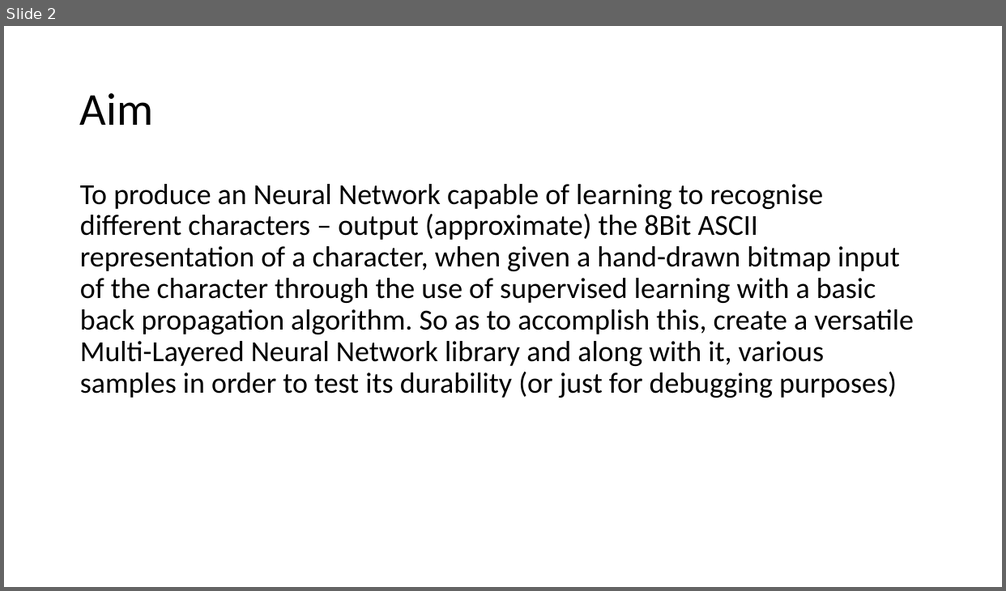
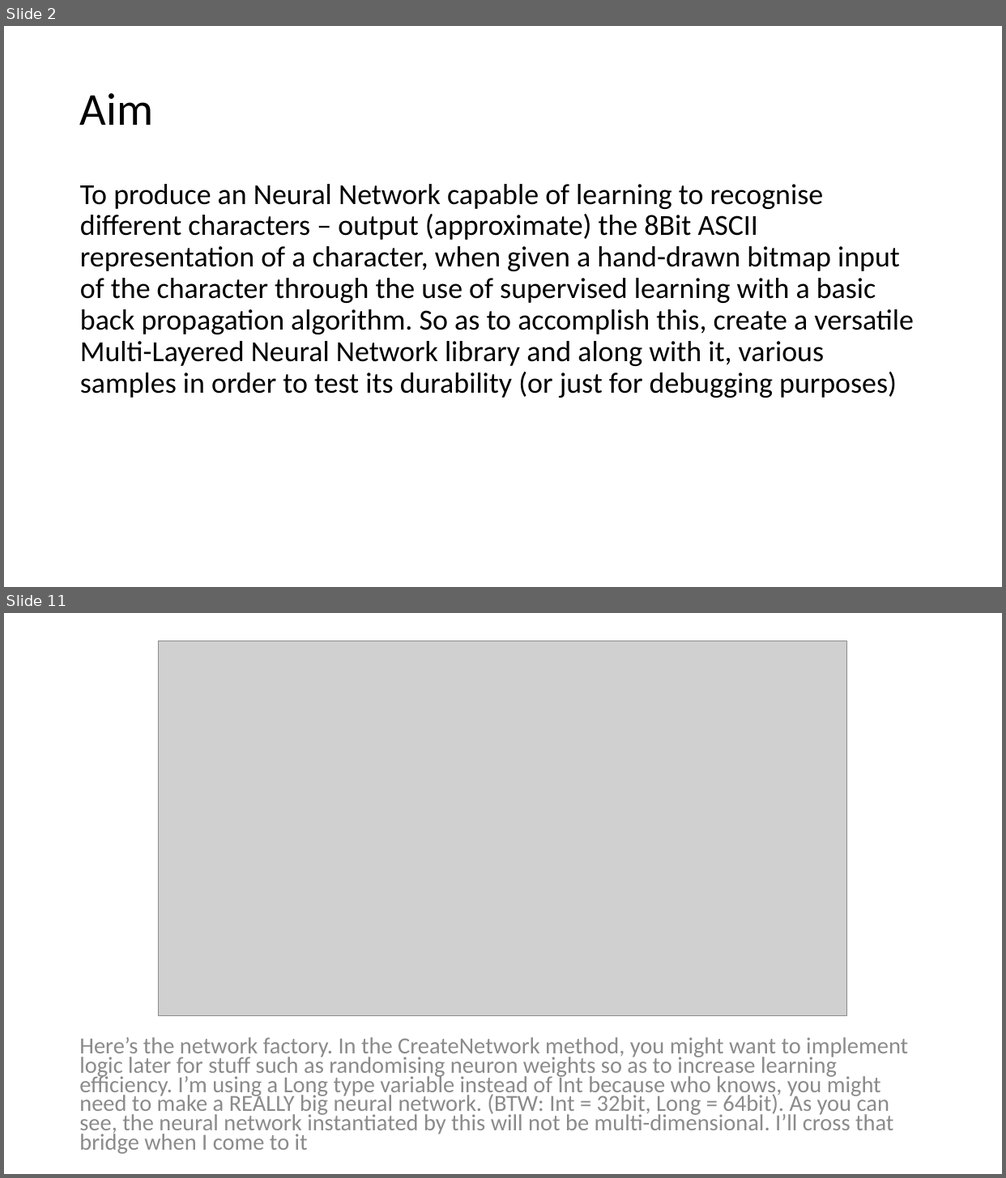
Before and after one commit to PixelZerg/NeuroOCR, a slide deck: NeuroOCR-DevelopmentDocumentation.pptx. Shown one above the other, each under a label of ours: slide 2 before the commit, slides 2 and 11 after it; the slides between them are not shown. The pictures are 1006x591 and 1006x1178 pixels, drawn with LibreOffice and Linux fonts; fonts in the diff are those of the drawing; grey boxes stand for pictures. Boxes give left, top, right and bottom in pixels: in the first picture for what was removed or moved away, otherwise in the second. Text is boxed around its words. In the diff, an @@ line names an element or a change of style, - is before the commit and + after.

Commit message:
Some Core Implementation

```diff
--- a/NeuroOCR-DevelopmentDocumentation.pptx
+++ b/NeuroOCR-DevelopmentDocumentation.pptx
@@ slide 11 added at [4, 613, 1002, 1174], background #FFFFFF @@
@@ picture added at [158, 641, 847, 1016] @@
@@ text added at [79, 1037, 908, 1154], 22.2 pt, text #8C8C8C @@
+Here’s the network factory. In the CreateNetwork method, you might want to implement logic later for stuff such as randomising neuron weights so as to increase learning efficiency. I’m using a Long type variable instead of Int because who knows, you might need to make a REALLY big neural network. (BTW: Int = 32bit, Long = 64bit). As you can see, the neural network instantiated by this will not be multi-dimensional. I’ll cross that bridge when I come to it
```
Also in this commit, not shown: 1 slide changed, 7 other slides added, 11 other files.
